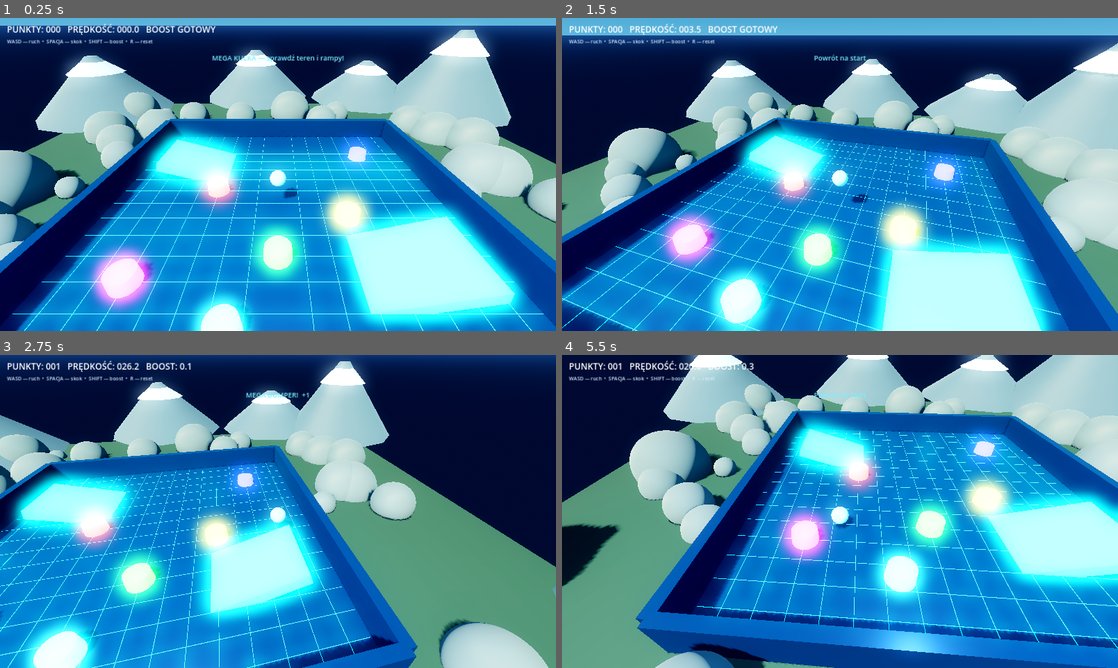
Above: before the commit, frames 1-4 (two rows, left to right).
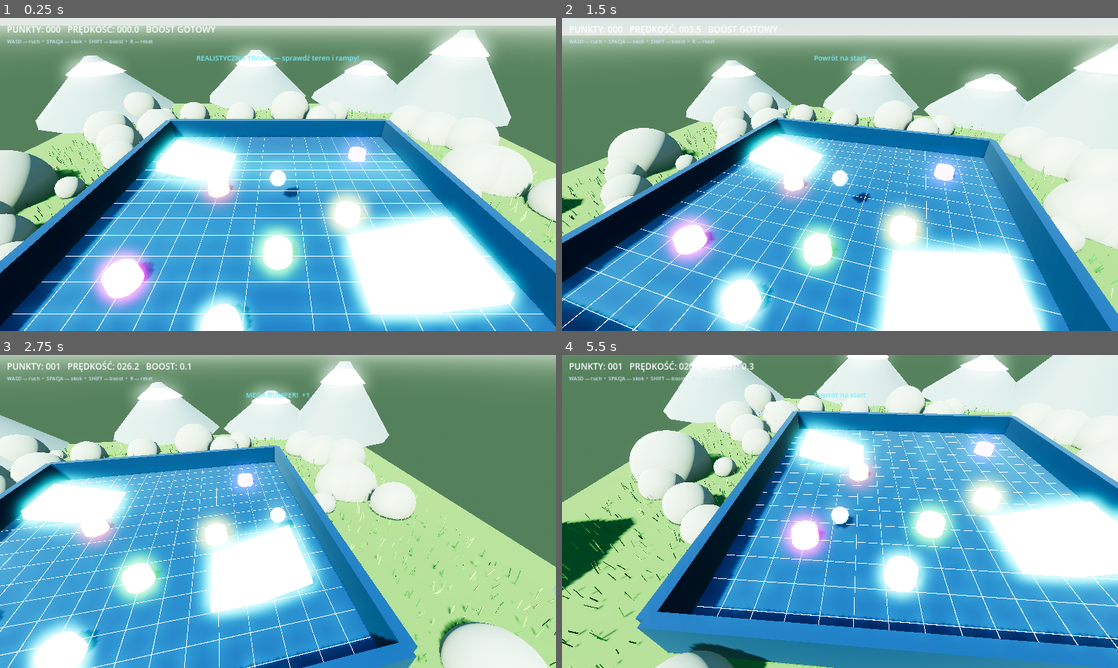
Above: after the commit, the same moments.

Repository: SansDoritos1337/SANDBOX
Game: Godot game, scene res://scenes/main.tscn
Two runs of this game, one before a commit and one after it. Both use one fixed random seed, a clock stepped at 60 frames per second and the inputs below.
Inputs:
- Up to frame 1 (0.25 s): no input
- Up to frame 2 (1.5 s): hold D 0.53-1.28 s; hold Shift 0.53-1.28 s; tap Space at 0.77 s; hold S from 1.28 s (still down); tap R at 1.35 s
- Up to frame 3 (2.75 s): tap Space at 1.52 s; release S at 2.03 s; hold D from 2.03 s (still down); hold Shift from 2.03 s (still down)
- Up to frame 4 (5.5 s): release D at 2.78 s; release Shift at 2.78 s; hold W 2.78-3.53 s; tap R at 2.85, 4.35 s; tap Space at 3.02, 3.77, 4.52 s; hold Shift 3.53-4.28 s; hold A 3.53-5.03 s; hold S from 5.03 s (still down); hold Shift from 5.03 s (still down)

The runs differ from the first frame. In frame 1, 92% of the frame differs, in the area x 0-100%, y 0-100%; in frame 2, 94%; in frame 3, 96%; in frame 4, 94%.

Commit message:
Add realistic procedural grass around the 3D arena

Diff:
--- a/scripts/game.gd
+++ b/scripts/game.gd
@@ -18,12 +18,13 @@
 func _ready() -> void:
 	_build_world()
 	_build_ground()
+	_build_grass()
 	_build_terrain()
 	_build_track()
 	_build_ball()
 	_build_camera()
 	_build_hud()
-	_show_message("MEGA KULKA — sprawdź teren i rampy!")
+	_show_message("REALISTYCZNA TRAWA — sprawdź teren i rampy!")
 
 func _process(delta: float) -> void:
 	if ball == null:
@@ -72,38 +73,38 @@
 	env.background_mode = Environment.BG_SKY
 	var sky := Sky.new()
 	var sky_material := ProceduralSkyMaterial.new()
-	sky_material.sky_top_color = Color("#083d70")
-	sky_material.sky_horizon_color = Color("#5ea4d6")
-	sky_material.ground_bottom_color = Color("#10182d")
-	sky_material.ground_horizon_color = Color("#26406b")
-	sky_material.sun_angle_max = 42.0
+	sky_material.sky_top_color = Color("#5d9bd3")
+	sky_material.sky_horizon_color = Color("#d4e5d6")
+	sky_material.ground_bottom_color = Color("#4d6651")
+	sky_material.ground_horizon_color = Color("#9ab49a")
+	sky_material.sun_angle_max = 38.0
 	sky.sky_material = sky_material
 	env.sky = sky
-	env.tonemap_mode = Environment.TONE_MAPPER_FILMIC
-	env.tonemap_exposure = 1.16
-	env.tonemap_white = 7.0
+	env.tonemap_mode = Environment.TONE_MAPPER_ACES
+	env.tonemap_exposure = 1.12
+	env.tonemap_white = 6.0
 	env.ambient_light_source = Environment.AMBIENT_SOURCE_SKY
-	env.ambient_light_color = Color("#88c4ff")
-	env.ambient_light_energy = 0.7
+	env.ambient_light_color = Color("#b9d2a9")
+	env.ambient_light_energy = 0.75
 	env.volumetric_fog_enabled = true
-	env.volumetric_fog_density = 0.012
+	env.volumetric_fog_density = 0.008
 	env.volumetric_fog_detail_spread = 0.8
 	env.ssao_enabled = true
 	env.ssao_radius = 1.7
 	env.ssao_intensity = 2.3
 	env.glow_enabled = true
-	env.glow_intensity = 0.8
-	env.glow_bloom = 0.12
+	env.glow_intensity = 0.5
+	env.glow_bloom = 0.08
 	env.adjustment_enabled = true
-	env.adjustment_contrast = 1.08
-	env.adjustment_saturation = 1.22
+	env.adjustment_contrast = 1.05
+	env.adjustment_saturation = 1.12
 	world_environment.environment = env
 	add_child(world_environment)
 
 	var sun := DirectionalLight3D.new()
-	sun.rotation_degrees = Vector3(-48.0, -38.0, 0.0)
-	sun.light_color = Color("#fff4da")
-	sun.light_energy = 3.2
+	sun.rotation_degrees = Vector3(-46.0, -38.0, 0.0)
+	sun.light_color = Color("#fff2cb")
+	sun.light_energy = 3.4
 	sun.shadow_enabled = true
 	sun.directional_shadow_mode = DirectionalLight3D.SHADOW_PARALLEL_4_SPLITS
 	sun.directional_shadow_max_distance = 95.0
@@ -115,20 +116,12 @@
 	sun.directional_shadow_pancake_size = 20.0
 	add_child(sun)
 
-	var fill := OmniLight3D.new()
-	fill.position = Vector3(0.0, 18.0, 12.0)
-	fill.light_color = Color("#6caeff")
-	fill.light_energy = 42.0
-	fill.omni_range = 42.0
-	fill.omni_attenuation = 1.3
-	add_child(fill)
-
 func _build_ground() -> void:
-	var ground_material := StandardMaterial3D.new()
-	ground_material.albedo_color = Color("#233b28")
-	ground_material.roughness = 0.82
-	ground_material.metallic = 0.02
-	_add_box("Główna ziemia", Vector3(0.0, -1.0, 0.0), Vector3(70.0, 2.0, 70.0), ground_material)
+	var soil_material := StandardMaterial3D.new()
+	soil_material.albedo_color = Color("#36552a")
+	soil_material.roughness = 0.96
+	soil_material.metallic = 0.0
+	_add_box("Ziemia pod trawą", Vector3(0.0, -1.0, 0.0), Vector3(70.0, 2.0, 70.0), soil_material)
 
 	var rock_material := StandardMaterial3D.new()
 	rock_material.albedo_color = Color("#6a756e")
@@ -140,6 +133,43 @@
 			continue
 		var size := randf_range(1.0, 4.0)
 		_add_visual_sphere(Vector3(random_x, randf_range(-0.2, 0.9), random_z), size, rock_material)
+
+func _build_grass() -> void:
+	# Proceduralna trawa: setki lekko wygiętych źdźbeł z naturalną różnicą koloru.
+	var grass_material_green := StandardMaterial3D.new()
+	grass_material_green.albedo_color = Color("#347a32")
+	grass_material_green.roughness = 0.82
+	grass_material_green.cull_mode = BaseMaterial3D.CULL_DISABLED
+	var grass_material_light := StandardMaterial3D.new()
+	grass_material_light.albedo_color = Color("#70a84e")
+	grass_material_light.roughness = 0.78
+	grass_material_light.cull_mode = BaseMaterial3D.CULL_DISABLED
+	var grass_material_dark := StandardMaterial3D.new()
+	grass_material_dark.albedo_color = Color("#1d5728")
+	grass_material_dark.roughness = 0.86
+	grass_material_dark.cull_mode = BaseMaterial3D.CULL_DISABLED
+
+	for z in range(-30, 31, 2):
+		for x in range(-30, 31, 2):
+			if absf(x) < 17.0 and absf(z) < 17.0:
+				continue
+			var random_variation := randf()
+			var grass_material := grass_material_green
+			if random_variation < 0.28:
+				grass_material = grass_material_light
+			elif random_variation > 0.72:
+				grass_material = grass_material_dark
+
+			for blade in range(3):
+				var blade_mesh := MeshInstance3D.new()
+				var blade_shape := BoxMesh.new()
+				var height := randf_range(0.42, 1.05)
+				blade_shape.size = Vector3(randf_range(0.025, 0.055), height, randf_range(0.035, 0.07))
+				blade_mesh.mesh = blade_shape
+				blade_mesh.material_override = grass_material
+				blade_mesh.position = Vector3(float(x) + randf_range(-0.7, 0.7), height * 0.5, float(z) + randf_range(-0.7, 0.7))
+				blade_mesh.rotation_degrees = Vector3(randf_range(-18.0, 18.0), randf_range(0.0, 360.0), randf_range(-12.0, 12.0))
+				add_child(blade_mesh)
 
 func _build_terrain() -> void:
 	var mountain_material := _material(Color("#55676a"), 0.94, 0.05)
@@ -176,19 +206,15 @@
 	var track_material := _material(Color("#193659"), 0.28, 0.5)
 	var neon_material := _material(Color("#3fe9ff"), 0.15, 0.3, Color("#09c9ff") * 2.0)
 	_add_box("Arena", Vector3.ZERO, Vector3(32.0, 1.0, 32.0), track_material)
-
 	for i in range(-14, 15, 2):
 		_add_visual_box(Vector3(float(i), 0.52, 0.0), Vector3(0.035, 0.025, 31.0), neon_material)
 		_add_visual_box(Vector3(0.0, 0.52, float(i)), Vector3(31.0, 0.025, 0.035), neon_material)
-
 	_add_box("Bariera północ", Vector3(0.0, 1.5, -16.0), Vector3(32.0, 3.0, 0.8), track_material)
 	_add_box("Bariera południe", Vector3(0.0, 1.5, 16.0), Vector3(32.0, 3.0, 0.8), track_material)
 	_add_box("Bariera zachód", Vector3(-16.0, 1.5, 0.0), Vector3(0.8, 3.0, 32.0), track_material)
 	_add_box("Bariera wschód", Vector3(16.0, 1.5, 0.0), Vector3(0.8, 3.0, 32.0), track_material)
-
 	_add_box("Mega rampa A", Vector3(-9.0, 1.0, -7.0), Vector3(8.0, 1.0, 6.0), neon_material, Vector3(0.0, 0.0, -0.28))
 	_add_box("Mega rampa B", Vector3(9.0, 1.0, 7.0), Vector3(8.0, 1.0, 6.0), neon_material, Vector3(0.0, 0.0, 0.28))
-
 	var positions := [Vector3(-6, 0.8, -2), Vector3(6, 0.8, 2), Vector3(0, 0.8, 6), Vector3(-3, 0.8, 11), Vector3(10, 0.8, -9), Vector3(-10, 0.8, 8)]
 	for index in positions.size():
 		var center: Vector3 = positions[index]
@@ -211,7 +237,6 @@
 		collider.shape = shape
 		bumper.add_child(collider)
 		add_child(bumper)
-
 		var area := Area3D.new()
 		area.position = center
 		var area_shape := SphereShape3D.new()
